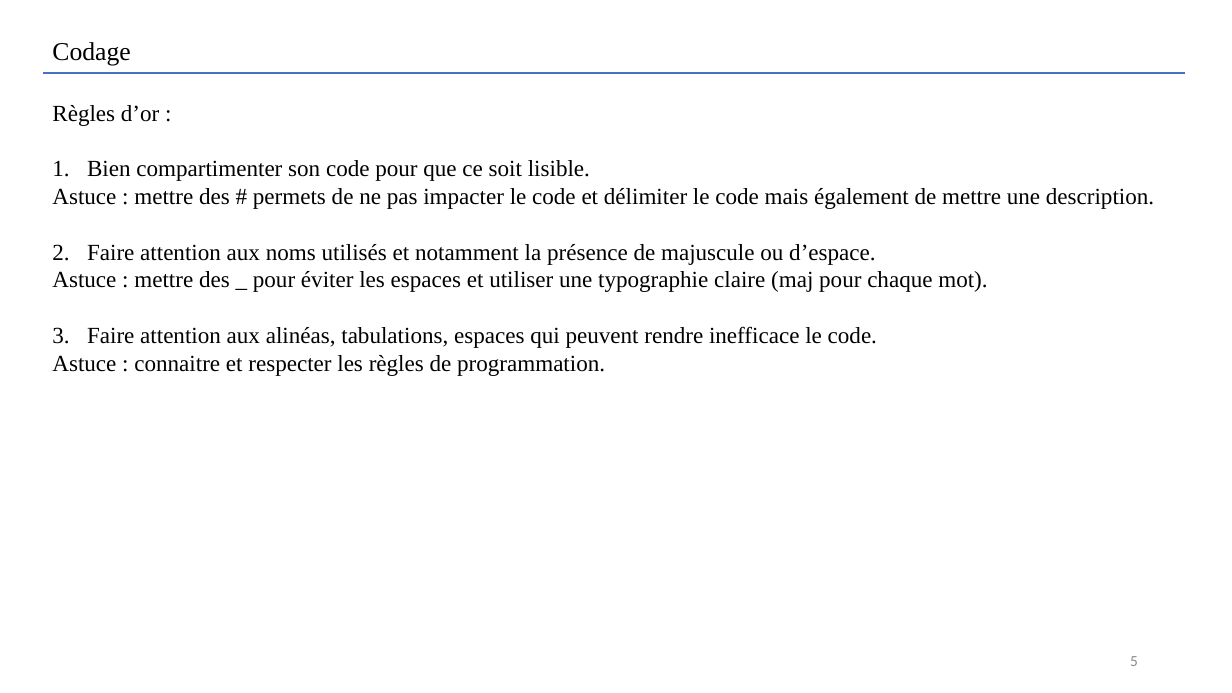
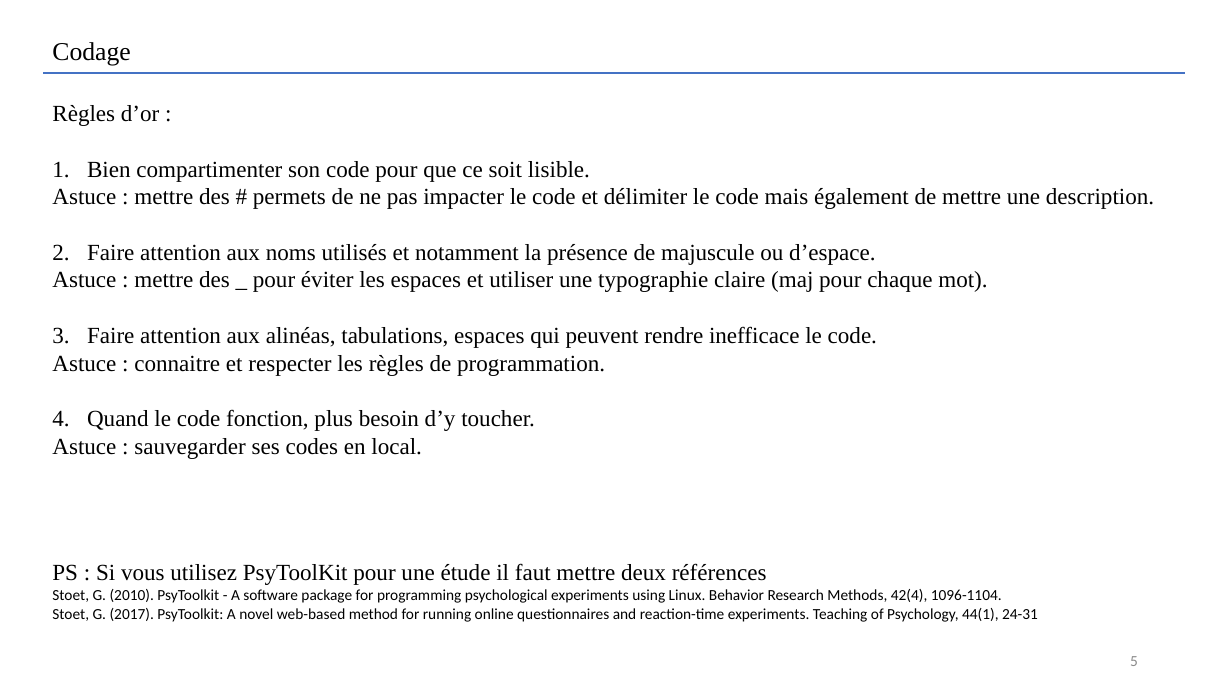
Before and after one commit to Lucas-DaSc/PsyToolKit_Formation, a slide deck: slide 5 of Support_Psytoolkit.pptx. Drawn at 1232x693 pixels with LibreOffice and Linux fonts; fonts in the diff are those of the drawing. Boxes give left, top, right and bottom in pixels: in the first picture for what was removed or moved away, otherwise in the second. Text is boxed around its words. In the diff, an @@ line names an element or a change of style, - is before the commit and + after.

```diff
--- a/Support_Psytoolkit.pptx
+++ b/Support_Psytoolkit.pptx
@@ text at <box>52,409,535,459</box>: paragraphs added @@
+4. Quand le code fonction, plus besoin d’y toucher.
+Astuce : sauvegarder ses codes en local.
@@ text added at <box>52,563,1038,622</box>, 12 pt, text #000000 @@
+PS : Si vous utilisez PsyToolKit pour une étude il faut mettre deux références
+Stoet, G. (2010). PsyToolkit - A software package for programming psychological experiments using Linux. Behavior Research Methods, 42(4), 1096-1104.
+Stoet, G. (2017). PsyToolkit: A novel web-based method for running online questionnaires and reaction-time experiments. Teaching of Psychology, 44(1), 24-31
```
Also in this commit, not shown: 6 other slides changed.
